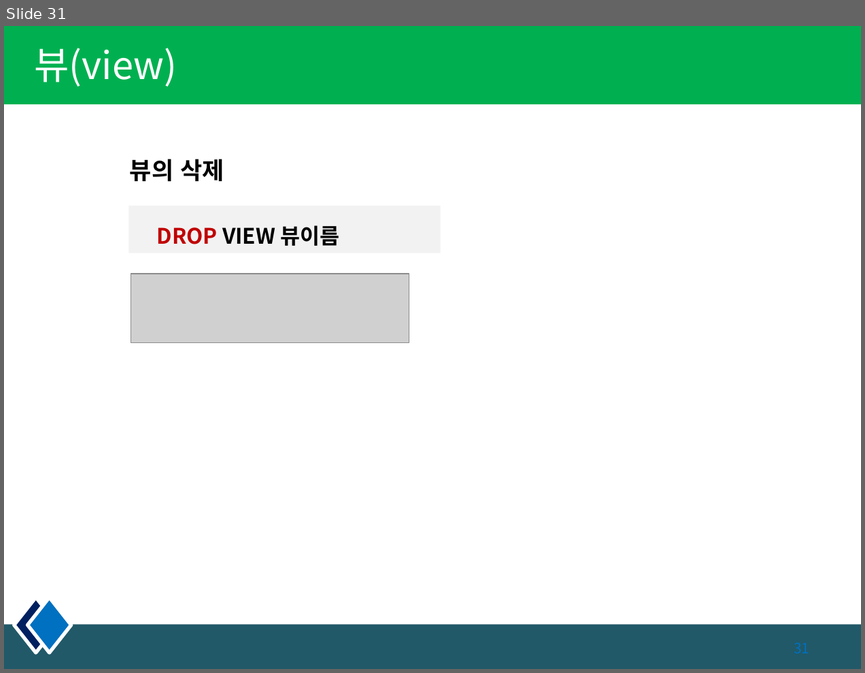
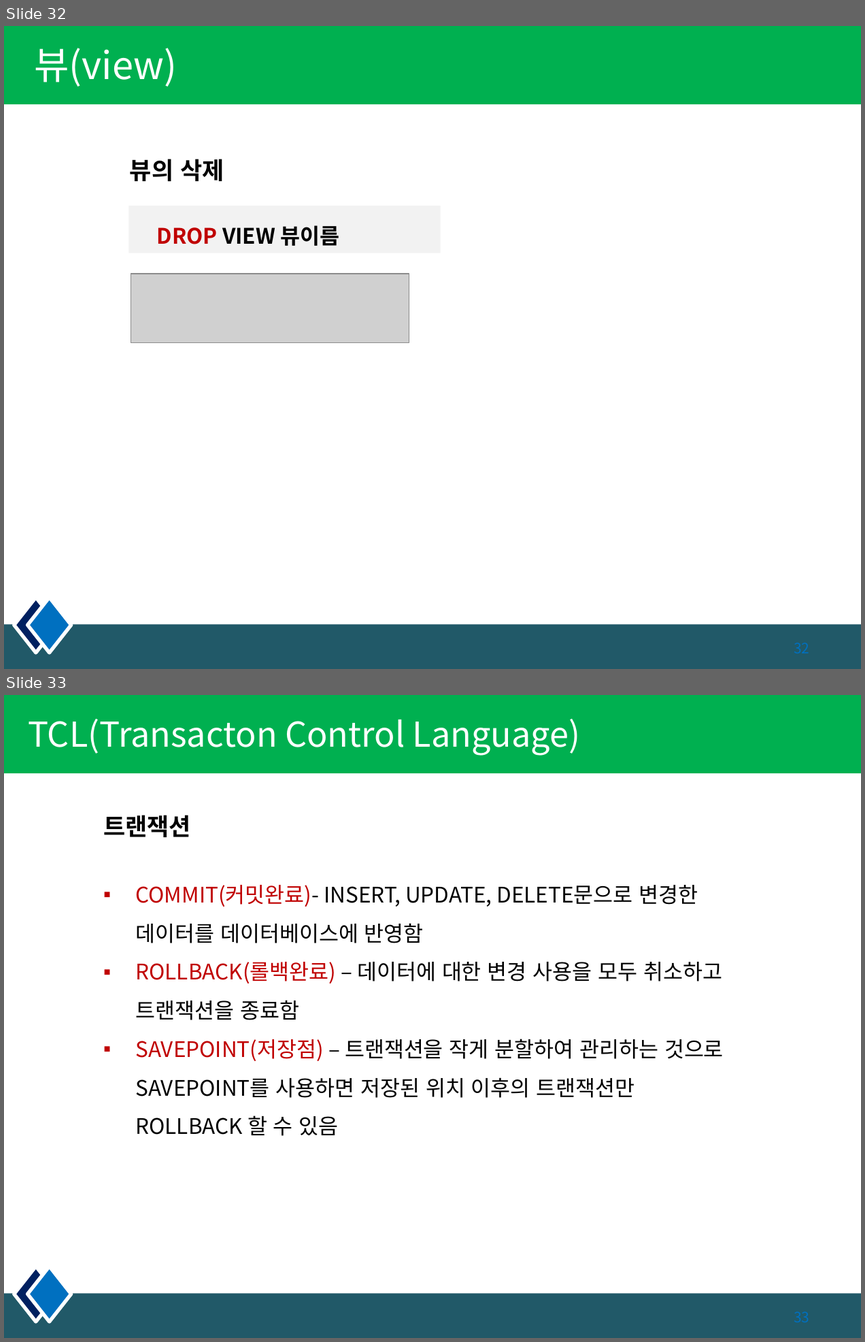
Before and after one commit to kiyongee2/green_project_web, a slide deck: db_ppt/4장. select_join.pptx. Shown one above the other, each under a label of ours: slide 31 before the commit, slides 32 and 33 after it. The pictures are 865x673 and 865x1342 pixels, drawn with LibreOffice and Linux fonts; fonts in the diff are those of the drawing; grey boxes stand for pictures. Boxes give left, top, right and bottom in pixels: in the first picture for what was removed or moved away, otherwise in the second. Text is boxed around its words. In the diff, an @@ line names an element or a change of style, - is before the commit and + after.

```diff
--- a/db_ppt/4장. select_join.pptx
+++ b/db_ppt/4장. select_join.pptx
@@ slide 33 added at (4,695,861,1338), background #FFFFFF; not listed: 4 template elements that a slide beside it also shows @@
@@ title added at (28,719,580,756), 28.8 pt, text #FFFFFF @@
+TCL(Transacton Control Language)
@@ text added at (103,815,723,1136), 18 pt, text #000000 @@
+트랜잭션
+▪ COMMIT(커밋완료)- INSERT, UPDATE, DELETE문으로 변경한 데이터를 데이터베이스에 반영함
+▪ ROLLBACK(롤백완료) – 데이터에 대한 변경 사용을 모두 취소하고 트랜잭션을 종료함
+▪ SAVEPOINT(저장점) – 트랜잭션을 작게 분할하여 관리하는 것으로 SAVEPOINT를 사용하면 저장된 위치 이후의 트랜잭션만 ROLLBACK 할 수 있음
@@ what was slide 31 is now slide 32 @@
```
Also in this commit, not shown: 4 slides changed, 2 other slides added, 4 slides removed, 2 other files.
